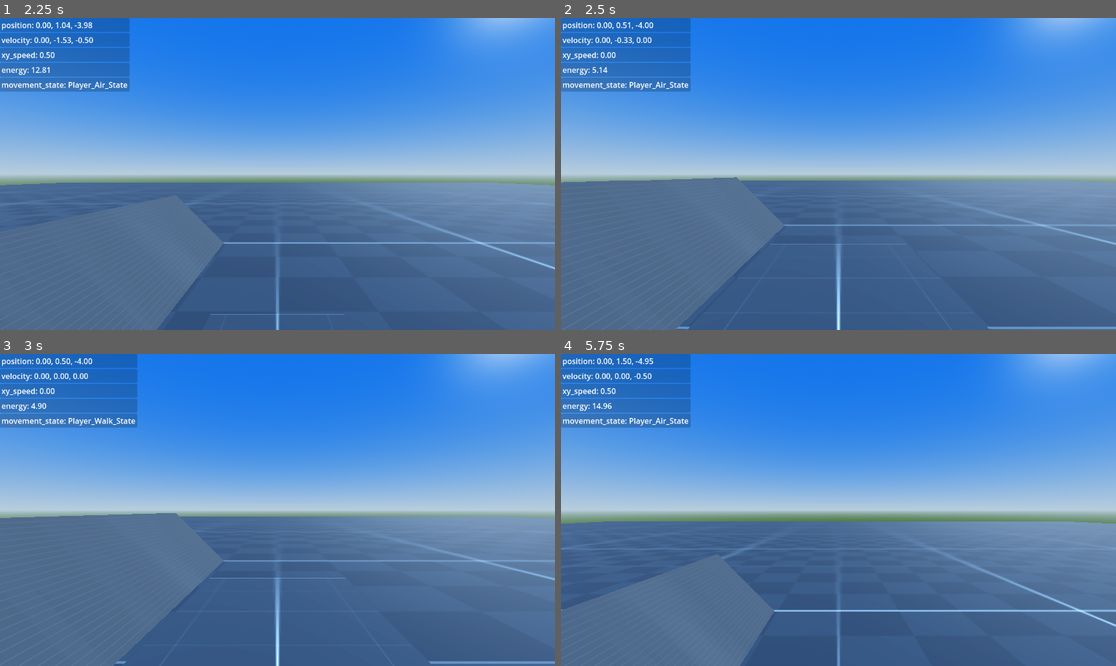
Above: before the commit, frames 1-4 (two rows, left to right).
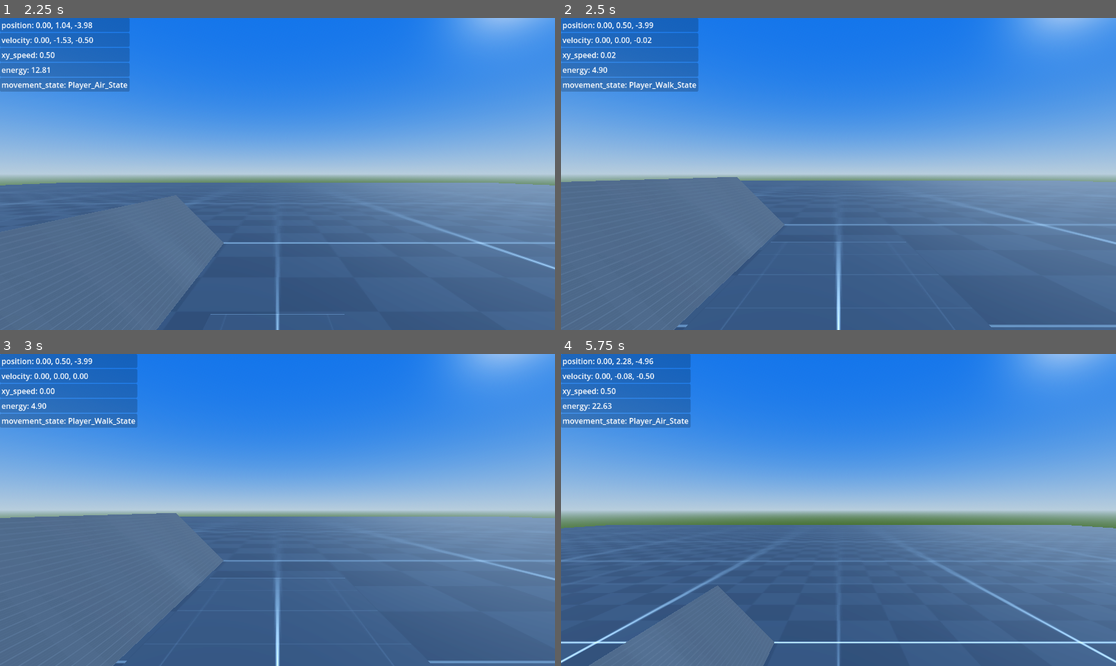
Above: after the commit, the same moments.

Repository: Kestrel280/tethergame
Game: Godot game, scene res://main.tscn
The game is run twice, just before and just after one commit, with the same random seed, the same clock (stepped at 60 frames per second) and the same inputs.
Inputs:
- Up to frame 1 (2.25 s): click "Play" at 0.5 s; tap Enter at 1.25 s; hold W (move_forward) from 1.28 s (still down); tap Space (jump) at 1.52 s
- Up to frame 2 (2.5 s): keep holding W (move_forward); tap Space (jump) at 2.27 s
- Up to frame 3 (3 s): keep holding W (move_forward)
- Up to frame 4 (5.75 s): keep holding W (move_forward); tap Space (jump) at 3.5, 3.77, 4.52, 5.27 s

Frame 1 is identical in both runs. In frame 2, 1.2% of the frame differs, in the area x 0-100%, y 0-100%; in frame 3, 0.1%; in frame 4, 6.2%, in the area x 0-100%, y 1-100%.

Commit message:
Fix a bug where pre-move collision check was causing sliding over ground

Diff:
--- a/controllers/movement/movement_controller_player.gd
+++ b/controllers/movement/movement_controller_player.gd
@@ -16,6 +16,8 @@
 	# Test movement without actually performing it
 	# If we collided, do our own slide calculation first, before doing move_and_slide
 	var collision = body.move_and_collide(body.velocity * dt, true);
-	if collision: body.velocity = body.velocity.slide(collision.get_normal());
+	if collision:
+		if collision.get_normal().y > body.floor_max_angle: body.apply_floor_snap();
+		body.velocity = body.velocity.slide(collision.get_normal());
 
 	body.move_and_slide();
